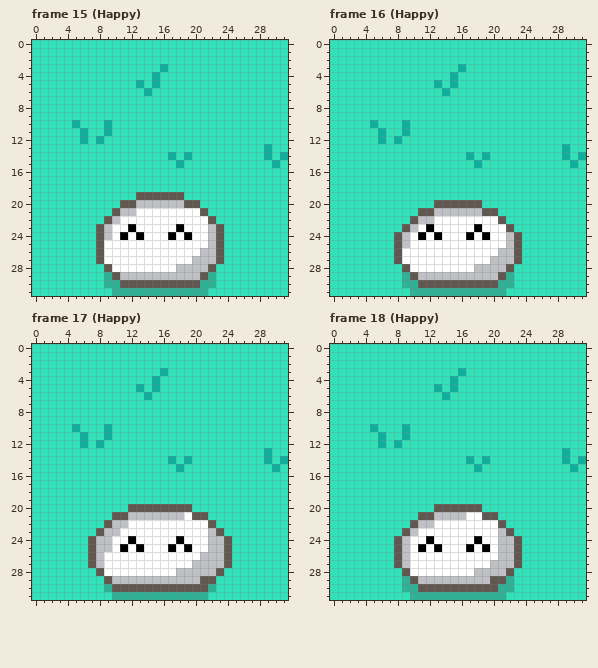
File history of a pixel-art file, rawresources/RAWSPRITES/PLCs/plc_slime01.aseprite. The picture above was drawn from the file before the commit.
32x32 pixels, 74 frames. Colours within 5 levels of each other are drawn and written as one. Shown: frame 15 (Happy), frame 16 (Happy), frame 17 (Happy), frame 18 (Happy). The commit also changed other frames, which this record leaves out.
The same view after the edit:
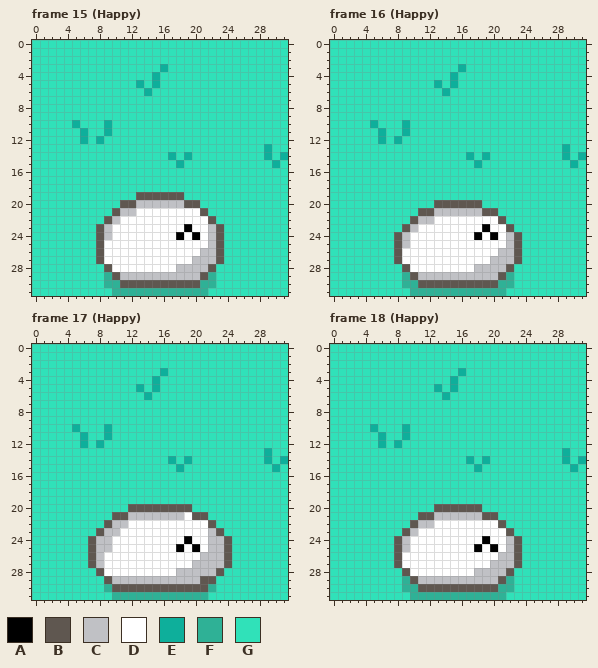
Palette (. is transparent): A #000000  B #5f5750  C #c0c1c5  D #ffffff  E #0eaf9b  F #2fb196  G #30e1b9
Edits made:
{"change": "layer \"side\" now shown"}
{"change": "layer \"front\" now hidden"}
{"where": "frame 15 (Happy)"}
{"frame":15,"y":23,"x":12,"old":"A","new":"D"}
{"frame":15,"y":23,"x":18,"old":"AD","new":"DA"}
{"frame":15,"y":24,"x":11,"old":"A","new":"D"}
{"frame":15,"y":24,"x":13,"old":"A","new":"D"}
{"frame":15,"y":24,"x":17,"old":"ADAD","new":"DADA"}
{"where": "frame 16 (Happy)"}
{"frame":16,"y":23,"x":12,"old":"A","new":"D"}
{"frame":16,"y":23,"x":18,"old":"AD","new":"DA"}
{"frame":16,"y":24,"x":11,"old":"A","new":"D"}
{"frame":16,"y":24,"x":13,"old":"A","new":"D"}
{"frame":16,"y":24,"x":17,"old":"ADAD","new":"DADA"}
{"where": "frame 17 (Happy)"}
{"frame":17,"y":24,"x":12,"old":"A","new":"D"}
{"frame":17,"y":24,"x":18,"old":"AD","new":"DA"}
{"frame":17,"y":25,"x":11,"old":"A","new":"D"}
{"frame":17,"y":25,"x":13,"old":"A","new":"D"}
{"frame":17,"y":25,"x":17,"old":"ADAD","new":"DADA"}
{"where": "frame 18 (Happy)"}
{"frame":18,"y":21,"x":17,"old":"DD","new":"CC"}
{"frame":18,"y":23,"x":21,"old":"C","new":"D"}
{"frame":18,"y":24,"x":12,"old":"A","new":"D"}
{"frame":18,"y":24,"x":18,"old":"AD","new":"DA"}
{"frame":18,"y":24,"x":21,"old":"C","new":"D"}
{"frame":18,"y":25,"x":11,"old":"A","new":"D"}
{"frame":18,"y":25,"x":13,"old":"A","new":"D"}
{"frame":18,"y":25,"x":17,"old":"ADADC","new":"DADAD"}
{"frame":18,"y":26,"x":9,"old":"C","new":"D"}
{"frame":18,"y":27,"x":9,"old":"C","new":"D"}
{"frame":18,"y":29,"x":20,"old":"B","new":"C"}
